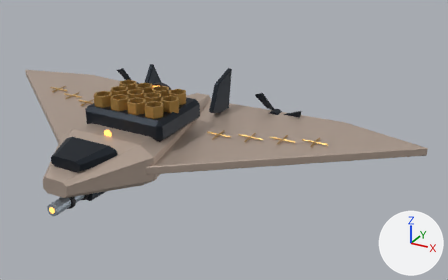
Renders of the glTF model public/assets/models/combat/t09.glb from each side of a commit.
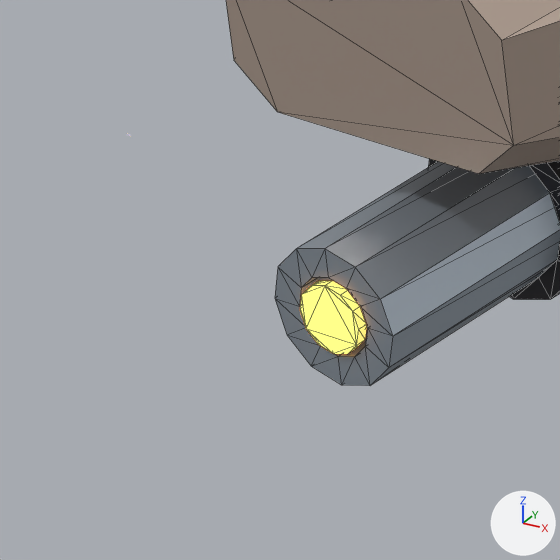
The first picture shows the older version from a 50 mm lens placed at (5.57, -7.32, 5.25), pointed at (1.23, 0.57, 1.3). The close-ups show the older and then the newer version on the part from 5% to 16% of the width and 66% to 83% of the height of that picture. Only the edits that show in the close-ups are written down. The lights are fixed; the arrows at lower right show +X, +Y and +Z. The close-ups show mesh edges as thin lines. Where no turn or scale is listed for an object, it has been applied to the vertices.

Before the edit, the objects in view are built like this:
```python
me_export_gun_recoil_shade = bpy.data.meshes.new('Export_gun_recoil_shade')
me_export_gun_recoil_shade.from_pydata(...)  # 96 vertices, 192 faces; spans x -0.12..0.12, y -0.615..-0.27, z -0.12..0.12
me_export_gun_recoil_shade.materials.append(mat_shade)  # dark grey #38373b
me_export_light_muzzle_glow = bpy.data.meshes.new('Export_light_muzzle_glow')
me_export_light_muzzle_glow.from_pydata(...)  # a 12-sided cylinder along y spanning x -0.045..0.045, y -0.007..0.007, z -0.045..0.045
me_export_light_muzzle_glow.materials.append(mat_glow)  # orange #ffb45d, glowing orange #ffb45d
me_export_tilt_armor = bpy.data.meshes.new('Export_tilt_armor')
me_export_tilt_armor.from_pydata(...)  # 72 vertices, 138 faces; spans x -4.14..4.14, y -1.92..2.08, z -0.32..0.33
me_export_tilt_armor.materials.append(mat_armor)  # beige #c9b6a8
ob_export_gun_recoil_shade = bpy.data.objects.new('Export_gun_recoil_shade', me_export_gun_recoil_shade)
ob_export_gun_recoil_shade.location = (0.0, -1.12, 1.0)
ob_export_light_muzzle_glow = bpy.data.objects.new('Export_light_muzzle_glow', me_export_light_muzzle_glow)
ob_export_light_muzzle_glow.location = (0.0, -2.02, 1.001)
ob_export_tilt_armor = bpy.data.objects.new('Export_tilt_armor', me_export_tilt_armor)
ob_export_tilt_armor.location = (0.0, 0.0, 1.3)
# also in view: 'Export_gun_recoil_steel' at (0.0, -1.67, 1.0)
```
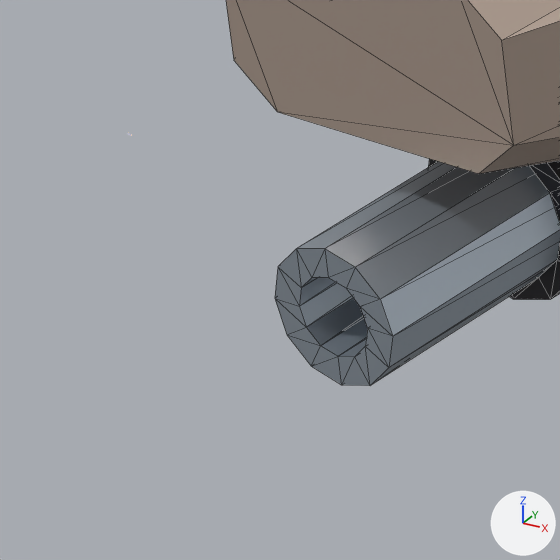
The edits, one by one:
Object 'Export_light_muzzle_glow' (ob_export_light_muzzle_glow) is deleted.

Changed parts and their boxes (x1, y1, x2, y2) in the close-ups (560 x 560 px):
'Export_light_muzzle_glow', deleted
    before: (300, 280, 367, 354)
